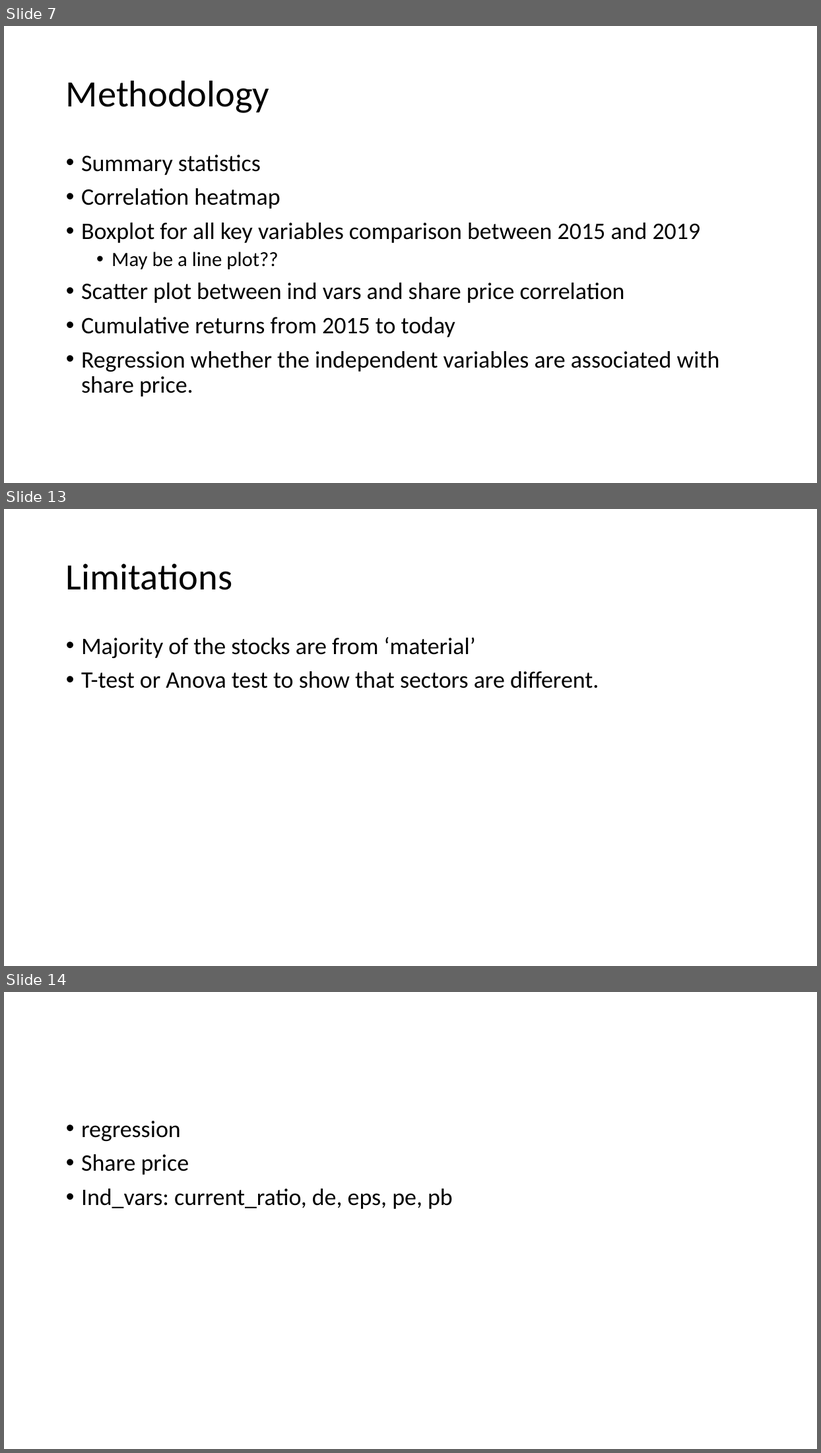
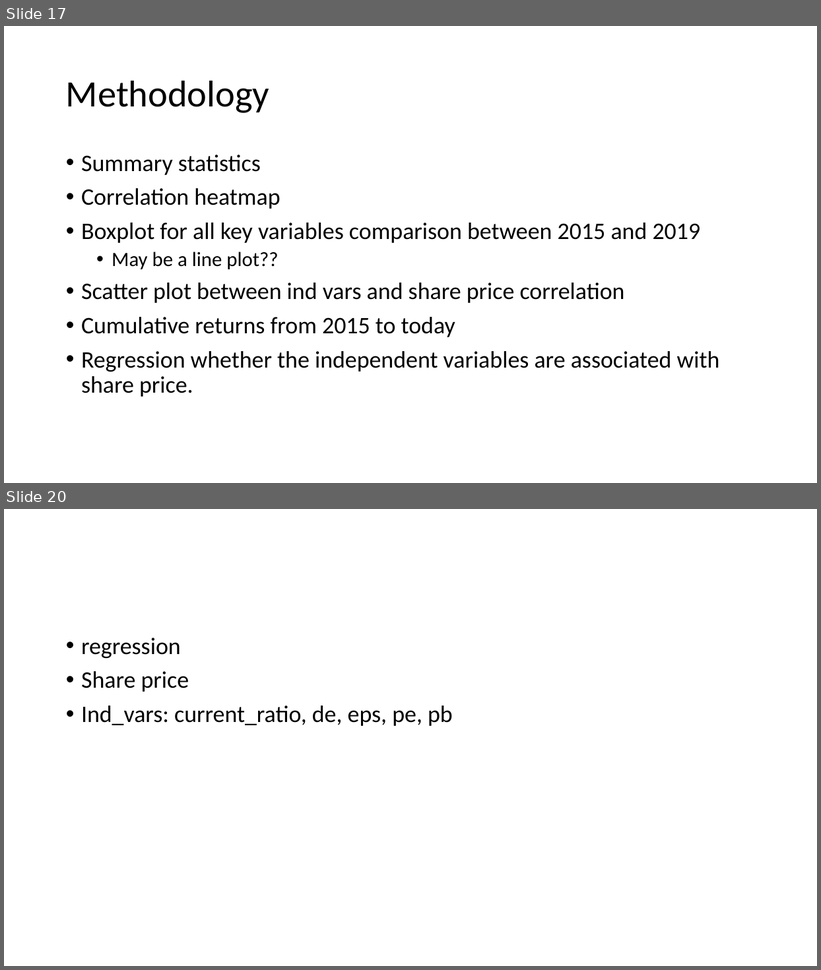
Before and after one commit to gentley99/IOD_2020_JIN, a slide deck: Assignment/Financial/Presentation1.pptx. Shown one above the other, each under a label of ours: slides 7, 13 and 14 before the commit, slides 17 and 20 after it; the slides between them are not shown. The pictures are 821x1453 and 821x970 pixels, drawn with LibreOffice and Linux fonts; fonts in the diff are those of the drawing. Boxes give left, top, right and bottom in pixels: in the first picture for what was removed or moved away, otherwise in the second. Text is boxed around its words. In the diff, an @@ line names an element or a change of style, - is before the commit and + after.

```diff
--- a/Assignment/Financial/Presentation1.pptx
+++ b/Assignment/Financial/Presentation1.pptx
@@ slide 13 removed at [4, 509, 817, 966], background #FFFFFF @@
@@ title removed at [66, 564, 232, 590] @@
-Limitations
@@ text removed at [81, 637, 599, 689] @@
-• Majority of the stocks are from ‘material’
-• T-test or Anova test to show that sectors are different.
@@ what was slide 7 is now slide 17 @@
@@ what was slide 14 is now slide 20 @@
```
Also in this commit, not shown: 8 slides changed, 15 slides added, 4 other slides removed, 17 other files.
